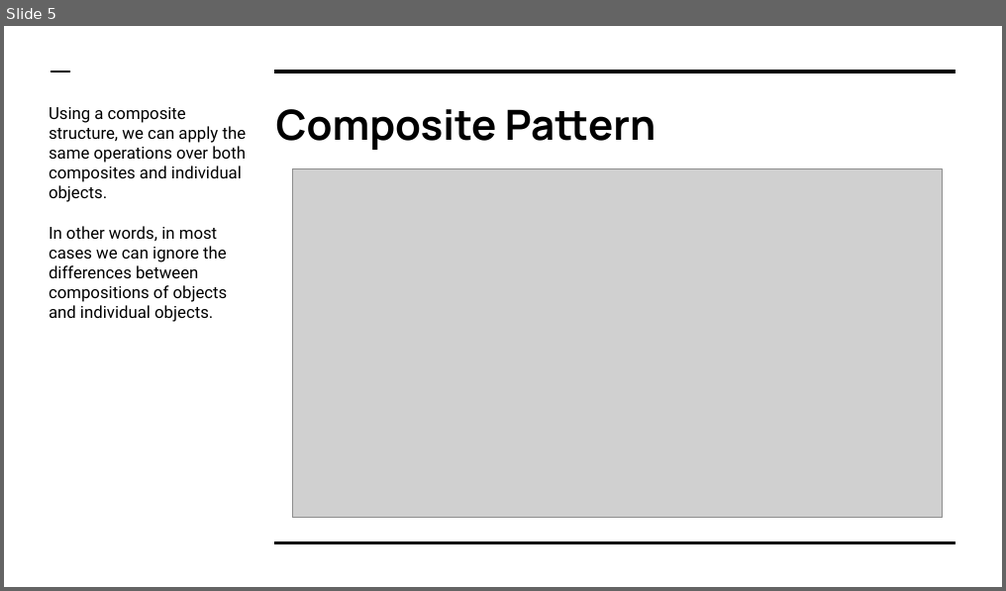
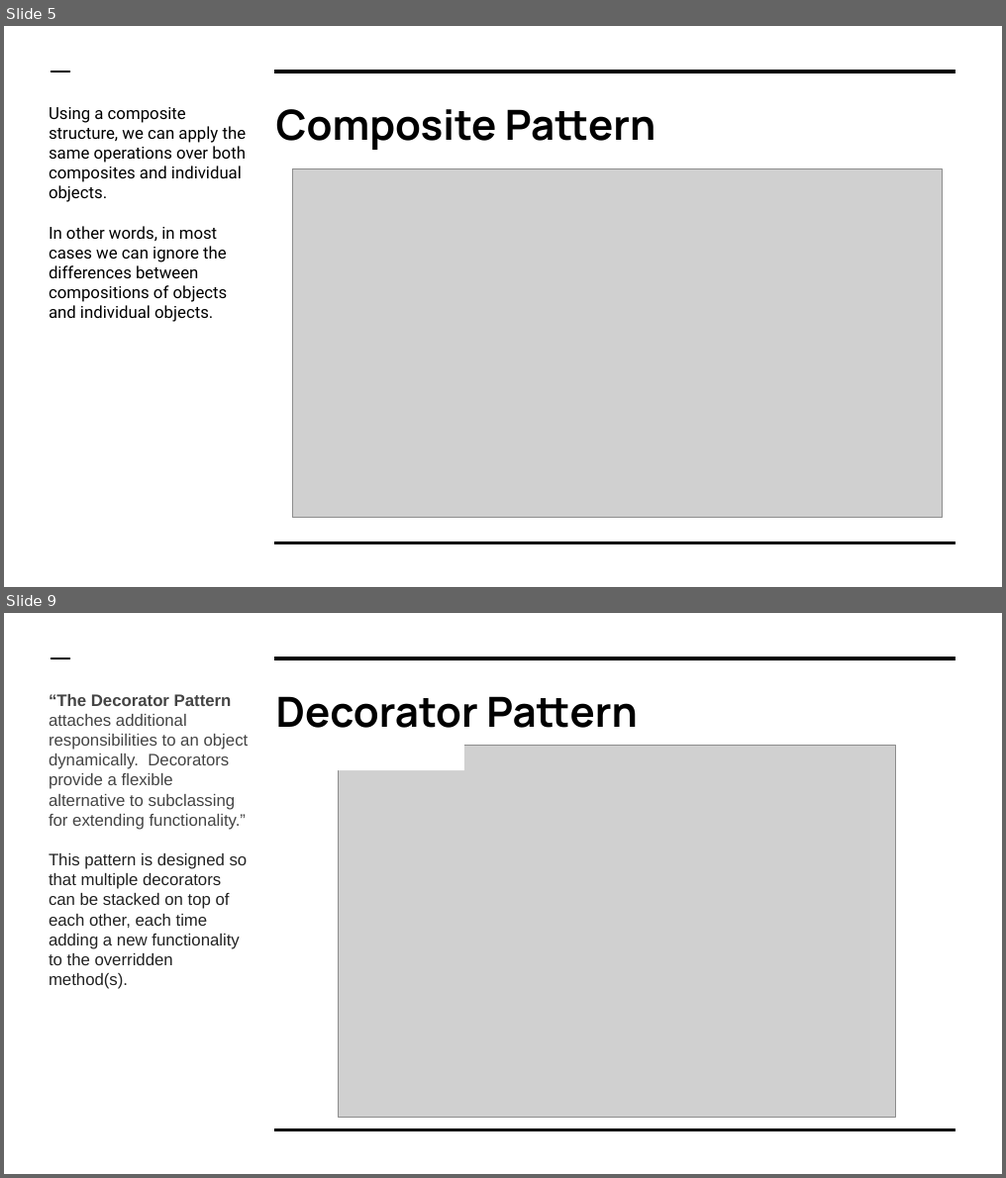
Before and after one commit to ronheywood/patternsgroup-visitor, a slide deck: CompositeIterator/CompositeIteratorPattern.pptx. Shown one above the other, each under a label of ours: slide 5 before the commit, slides 5 and 9 after it; the slides between them are not shown. The pictures are 1006x591 and 1006x1178 pixels, drawn with LibreOffice and Linux fonts; fonts in the diff are those of the drawing; grey boxes stand for pictures. Boxes give left, top, right and bottom in pixels: in the first picture for what was removed or moved away, otherwise in the second. Text is boxed around its words. In the diff, an @@ line names an element or a change of style, - is before the commit and + after.

```diff
--- a/CompositeIterator/CompositeIteratorPattern.pptx
+++ b/CompositeIterator/CompositeIteratorPattern.pptx
@@ slide 9 added at (x1=4, y1=613, x2=1002, y2=1174), background #FFFFFF; not listed: 3 template elements that a slide beside it also shows @@
@@ text added at (x1=49, y1=694, x2=249, y2=989), 12 pt, text #444444 @@
+“The Decorator Pattern attaches additional responsibilities to an object dynamically. Decorators provide a ﬂexible alternative to subclassing for extending functionality.”
+This pattern is designed so that multiple decorators can be stacked on top of each other, each time adding a new functionality to the overridden method(s).
@@ title added at (x1=276, y1=696, x2=638, y2=728), 30 pt, text #000000, bold @@
+Decorator Pattern
@@ rectangle added at (x1=338, y1=742, x2=464, y2=769), fill #FFFFFF @@
@@ picture added at (x1=339, y1=745, x2=896, y2=1117) @@
```
Also in this commit, not shown: 3 slides changed, 2 other slides added, 2 other files.
